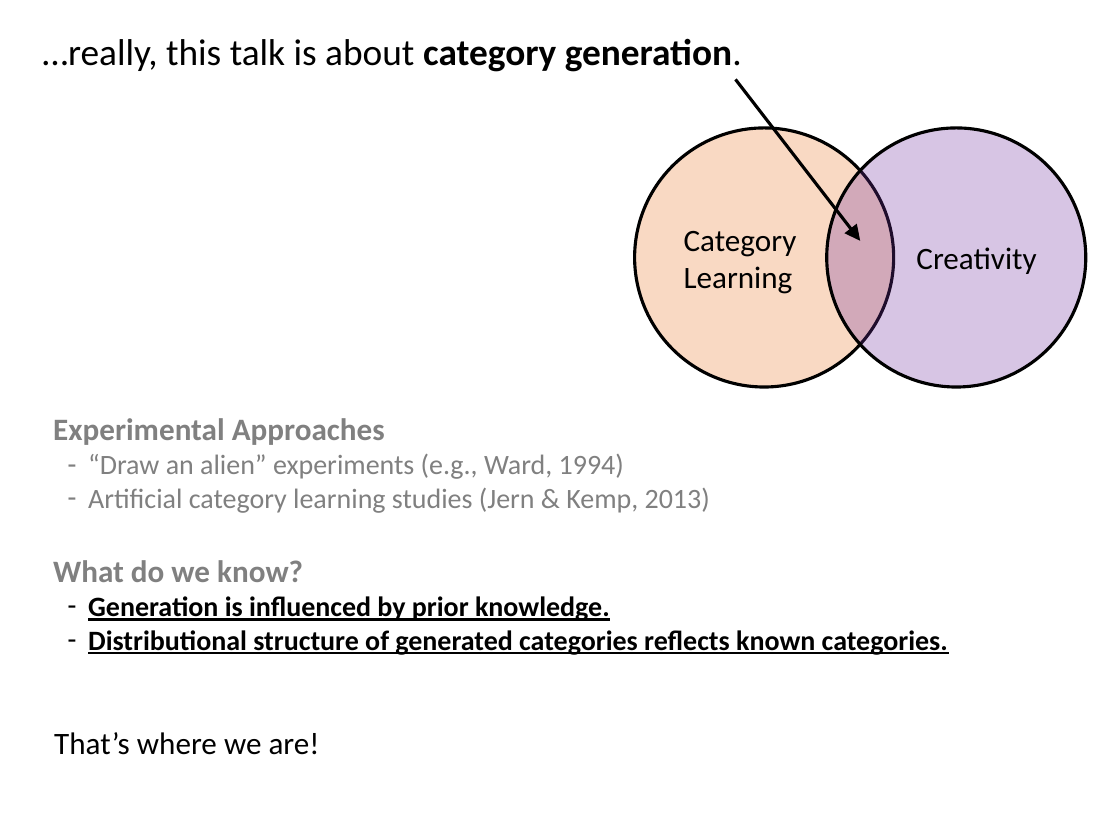
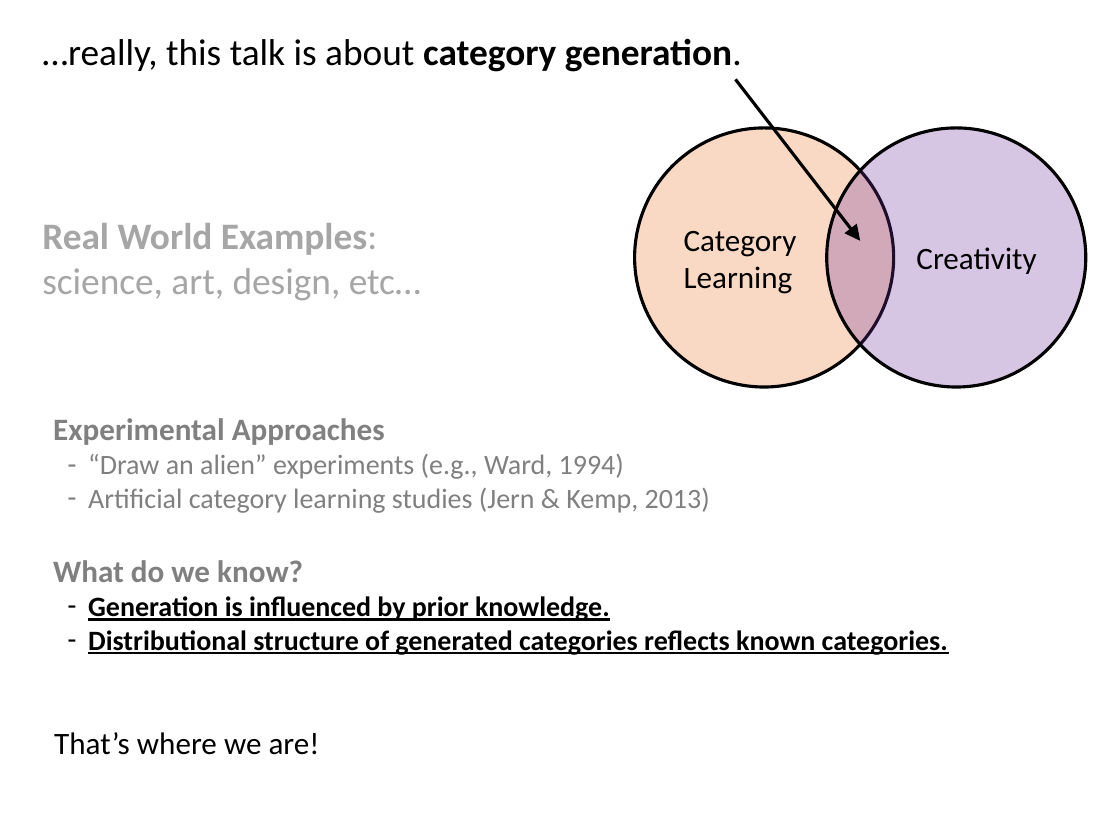
Before and after one commit to AusterweilLab/generating_categories, a slide deck: slide 7 of Presentations/ccn-bbag-march-2-2017.pptx (slide 5 before the commit). Drawn at 1120x840 pixels with LibreOffice and Linux fonts; fonts in the diff are those of the drawing. Boxes give left, top, right and bottom in pixels: in the first picture for what was removed or moved away, otherwise in the second. Text is boxed around its words. In the diff, an @@ line names an element or a change of style, - is before the commit and + after.

```diff
--- a/Presentations/ccn-bbag-march-2-2017.pptx
+++ b/Presentations/ccn-bbag-march-2-2017.pptx
@@ text added at [42,223,421,300], 24 pt, text #A6A6A6 @@
+Real World Examples:
+science, art, design, etc…
```
Also in this commit, not shown: 14 other slides changed, 5 slides added, 1 other file.
